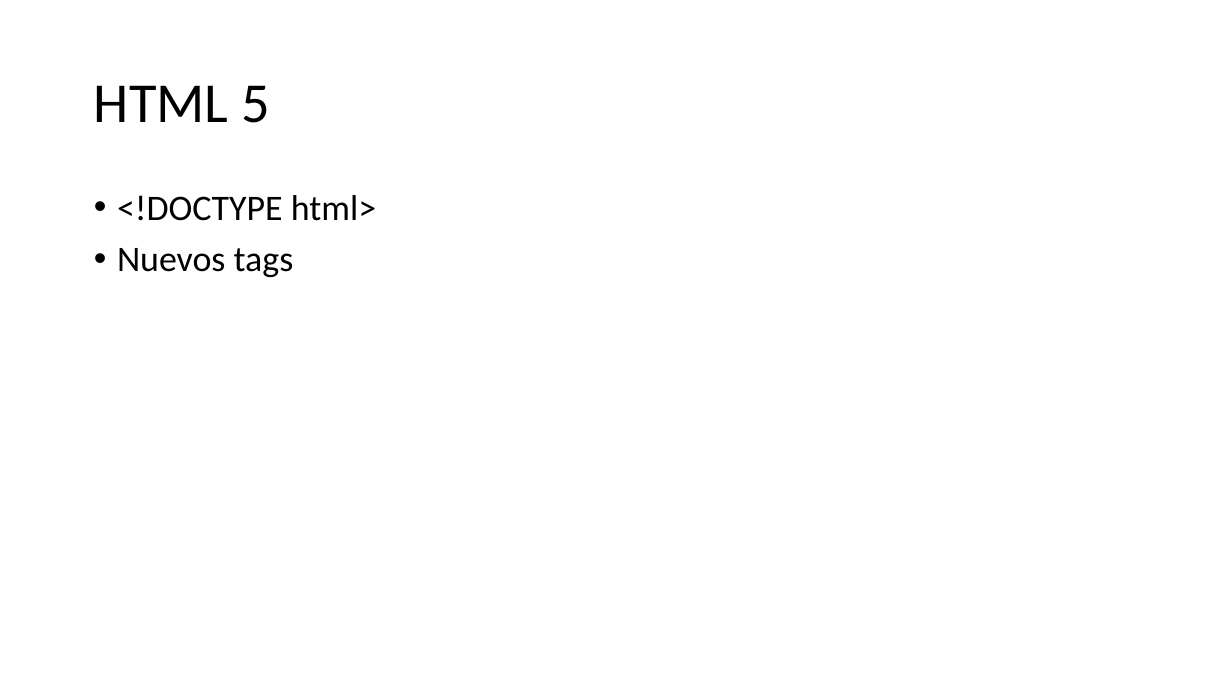
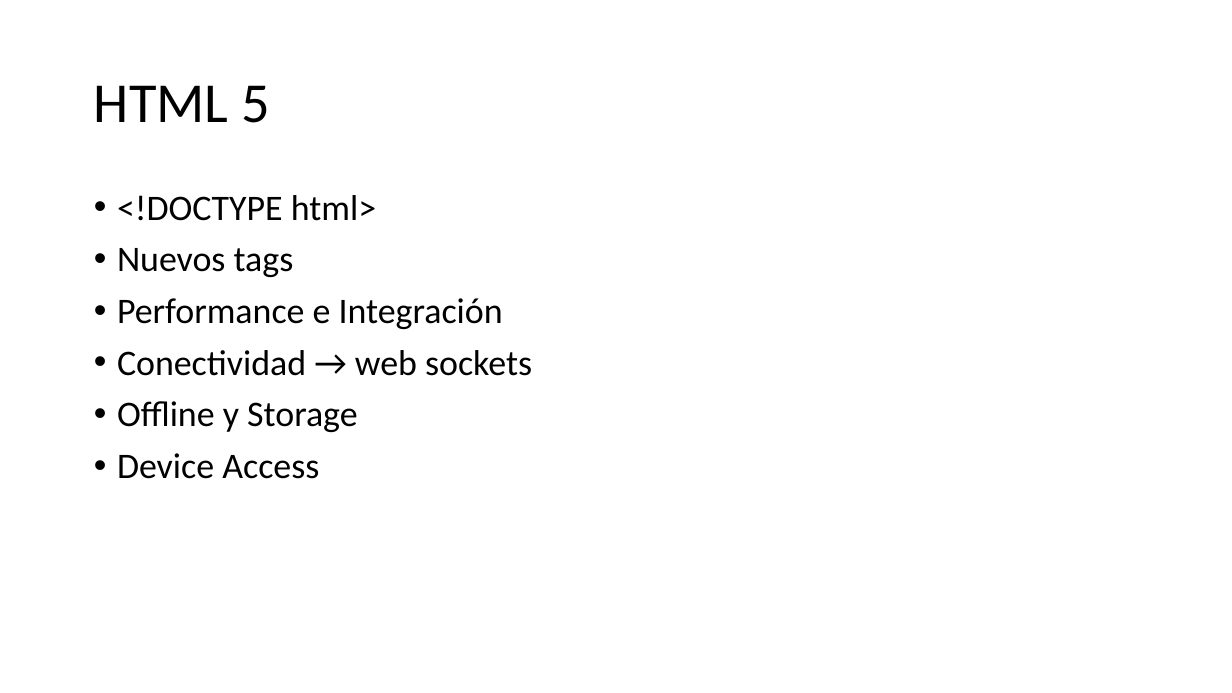
Before and after one commit to Nuevas-Tecnologias-FIUBA/Clase-HTML-CSS, a slide deck: slide 14 of Slides/Clase.pptx (slide 12 before the commit). Drawn at 1232x693 pixels with LibreOffice and Linux fonts; fonts in the diff are those of the drawing. Boxes give left, top, right and bottom in pixels: in the first picture for what was removed or moved away, otherwise in the second. Text is boxed around its words. In the diff, an @@ line names an element or a change of style, - is before the commit and + after.

Commit message:
# Terminado de armar el contenido de las slides. Agregado bastante de css, y cosas nuevas de html 5.

```diff
--- a/Slides/Clase.pptx
+++ b/Slides/Clase.pptx
@@ text at [117, 298, 532, 479]: paragraphs added @@
+• Performance e Integración
+• Conectividad → web sockets
+• Offline y Storage
+• Device Access
```
Also in this commit, not shown: 7 other slides changed, 11 slides added, 2 slides removed.
